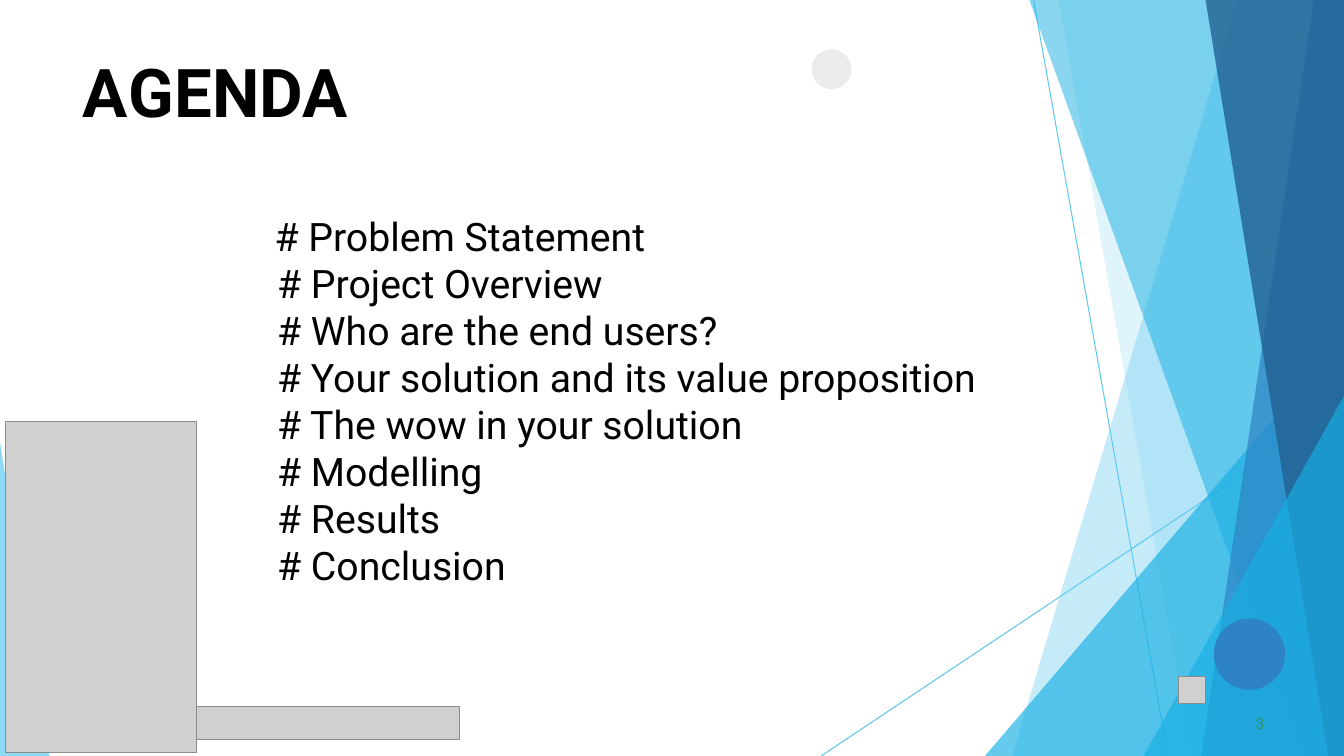
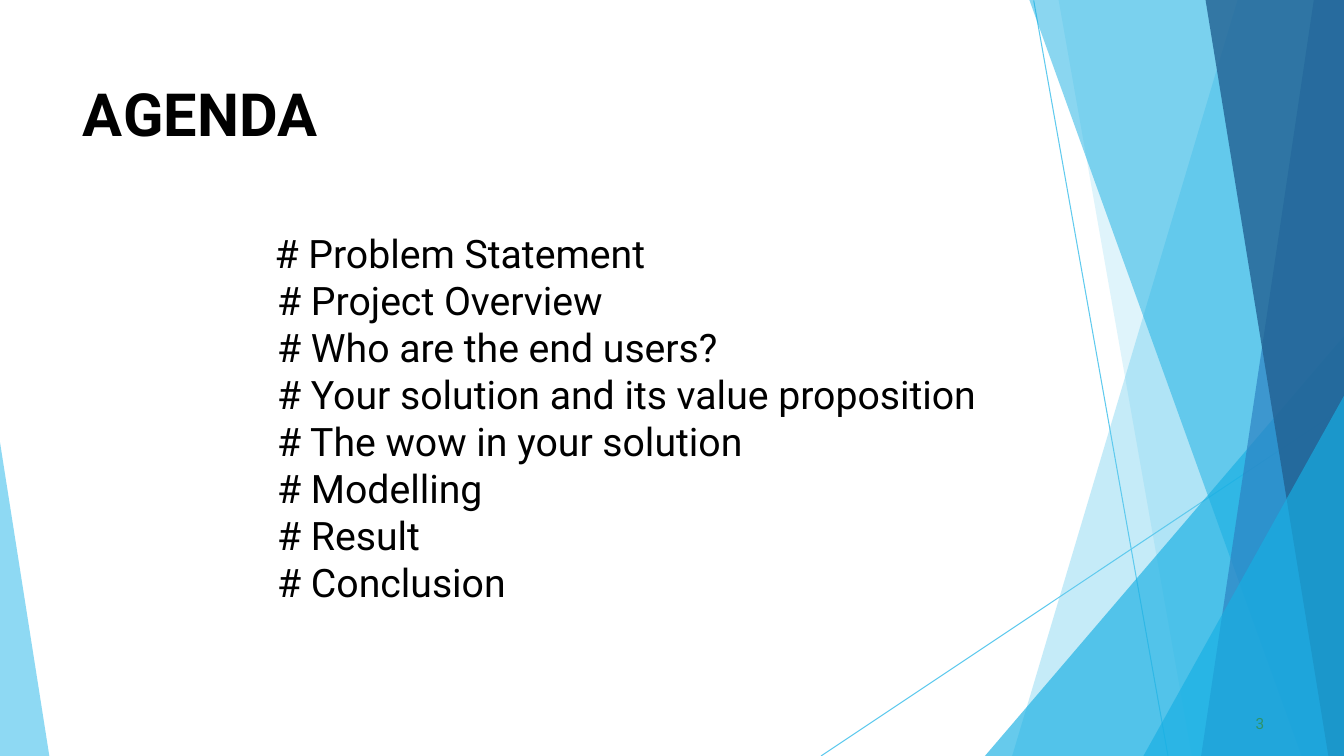
Before and after one commit to SANJANAS1331/TNSDC_Generative-AI, a slide deck: slide 3 of HDR_using_CNN.pptx. Drawn at 1344x756 pixels with LibreOffice and Linux fonts; fonts in the diff are those of the drawing; grey boxes stand for pictures. Boxes give left, top, right and bottom in pixels: in the first picture for what was removed or moved away, otherwise in the second. Text is boxed around its words. In the diff, an @@ line names an element or a change of style, - is before the commit and + after.

```diff
--- a/HDR_using_CNN.pptx
+++ b/HDR_using_CNN.pptx
@@ freeform shape removed at (x1=812, y1=49, x2=852, y2=90) @@
@@ title at (x1=83, y1=93, x2=976, y2=598): text changed @@
-AGENDA
-# Problem Statement
-# Project Overview
-# Who are the end users?
-# Your solution and its value proposition
-# The wow in your solution
-# Modelling
-# Results
-# Conclusion
+AGENDA
+# Problem Statement
+# Project Overview
+# Who are the end users?
+# Your solution and its value proposition
+# The wow in your solution
+# Modelling
+# Result
+# Conclusion
@@ picture removed at (x1=5, y1=421, x2=197, y2=753) @@
@@ freeform shape removed at (x1=1214, y1=619, x2=1286, y2=691) @@
@@ picture removed at (x1=1179, y1=677, x2=1206, y2=704) @@
@@ picture removed at (x1=51, y1=707, x2=460, y2=739) @@
```
Also in this commit, not shown: 12 other slides changed.
